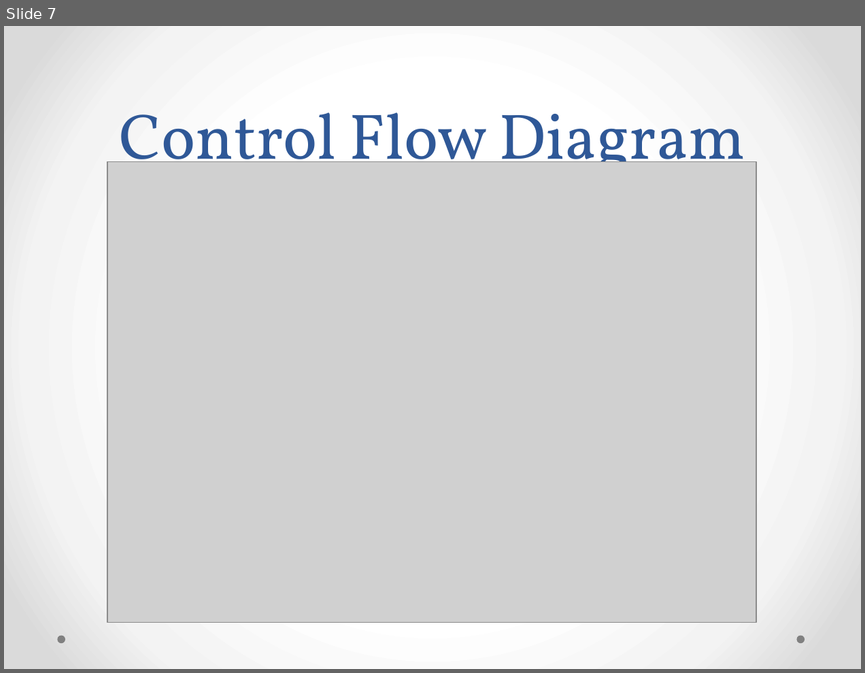
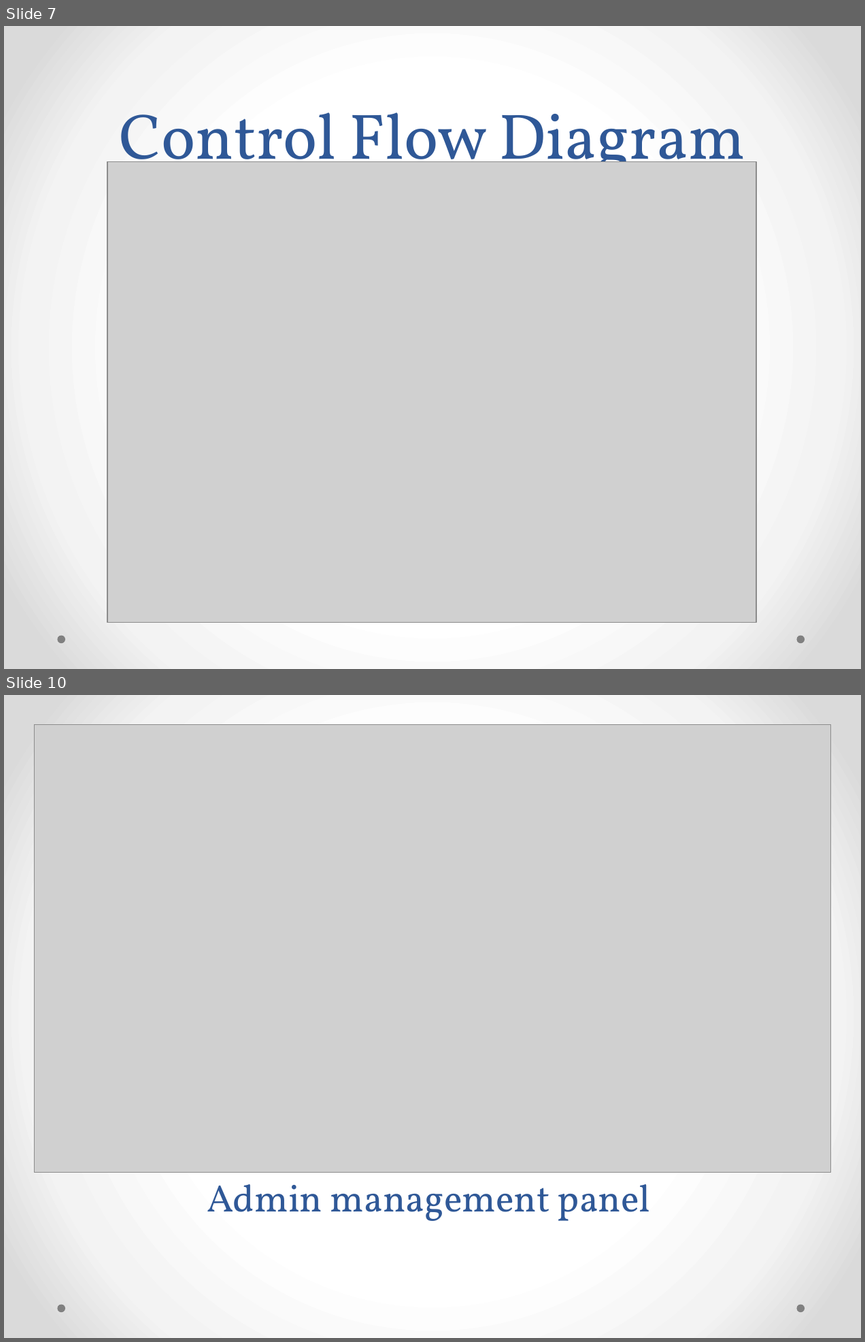
Before and after one commit to ShreyasJejurkar/AutomaticQuestionPaperGeneration, a slide deck: BE project/review 4.pptx. Shown one above the other, each under a label of ours: slide 7 before the commit, slides 7 and 10 after it; the slides between them are not shown. The pictures are 865x673 and 865x1342 pixels, drawn with LibreOffice and Linux fonts; fonts in the diff are those of the drawing; grey boxes stand for pictures. Boxes give left, top, right and bottom in pixels: in the first picture for what was removed or moved away, otherwise in the second. Text is boxed around its words. In the diff, an @@ line names an element or a change of style, - is before the commit and + after.

```diff
--- a/BE project/review 4.pptx
+++ b/BE project/review 4.pptx
@@ slide 10 added at box(4, 695, 861, 1338), background gradient #FFFFFF to #F4F4F4 to #DADADA; not listed: 2 template elements that a slide beside it also shows @@
@@ picture added at box(34, 724, 831, 1172) @@
@@ title added at box(207, 1184, 651, 1221), 32 pt, text #2F5897 @@
+Admin management panel
```
Also in this commit, not shown: 1 slide changed, 10 other slides added, 3 other files.
